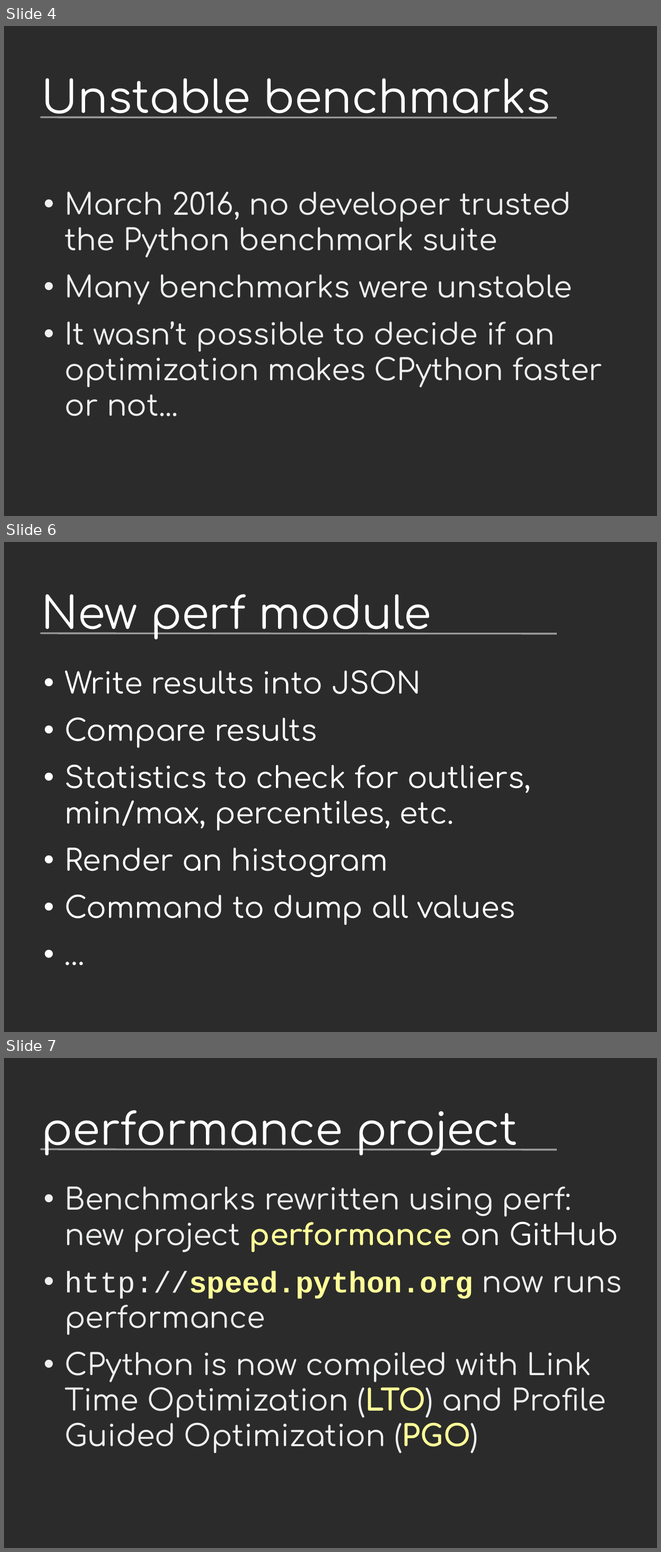
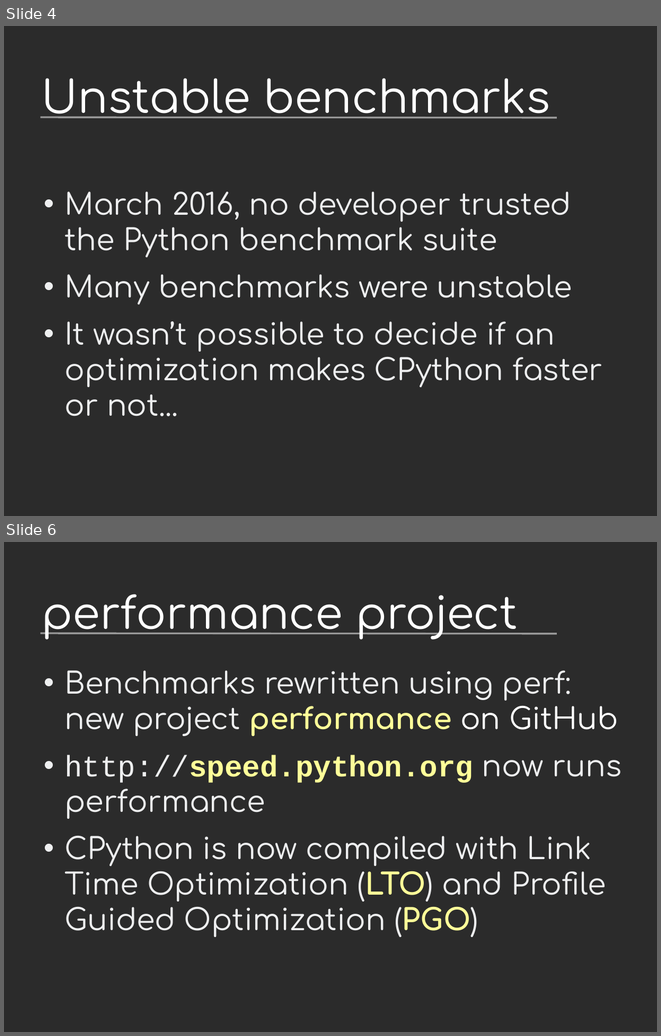
Before and after one commit to vstinner/talks, a slide deck: 2017-PyconUS/python36_opt.odp. Shown one above the other, each under a label of ours: slides 4, 6 and 7 before the commit, slides 4 and 6 after it; the slides between them are not shown. The pictures are 661x1552 and 661x1036 pixels, drawn with LibreOffice and Linux fonts; fonts in the diff are those of the drawing; background and template pictures are left out; a plain dark background stands for a picture behind light text. Boxes give left, top, right and bottom in pixels: in the first picture for what was removed or moved away, otherwise in the second. Text is boxed around its words. In the diff, an @@ line names an element or a change of style, - is before the commit and + after.

```diff
--- a/2017-PyconUS/python36_opt.odp
+++ b/2017-PyconUS/python36_opt.odp
@@ slide 6 removed at (4, 542, 657, 1032), background picture (left out); not listed: 1 template element that a slide beside it also shows @@
@@ title removed at (42, 594, 432, 640) @@
-New perf module
@@ text removed at (64, 670, 531, 925) @@
-• Write results into JSON
-• Compare results
-• Statistics to check for outliers, min/max, percentiles, etc.
-• Render an histogram
-• Command to dump all values
-• …
@@ what was slide 7 is now slide 6 @@
```
Also in this commit, not shown: 5 slides changed, 1 other file.
